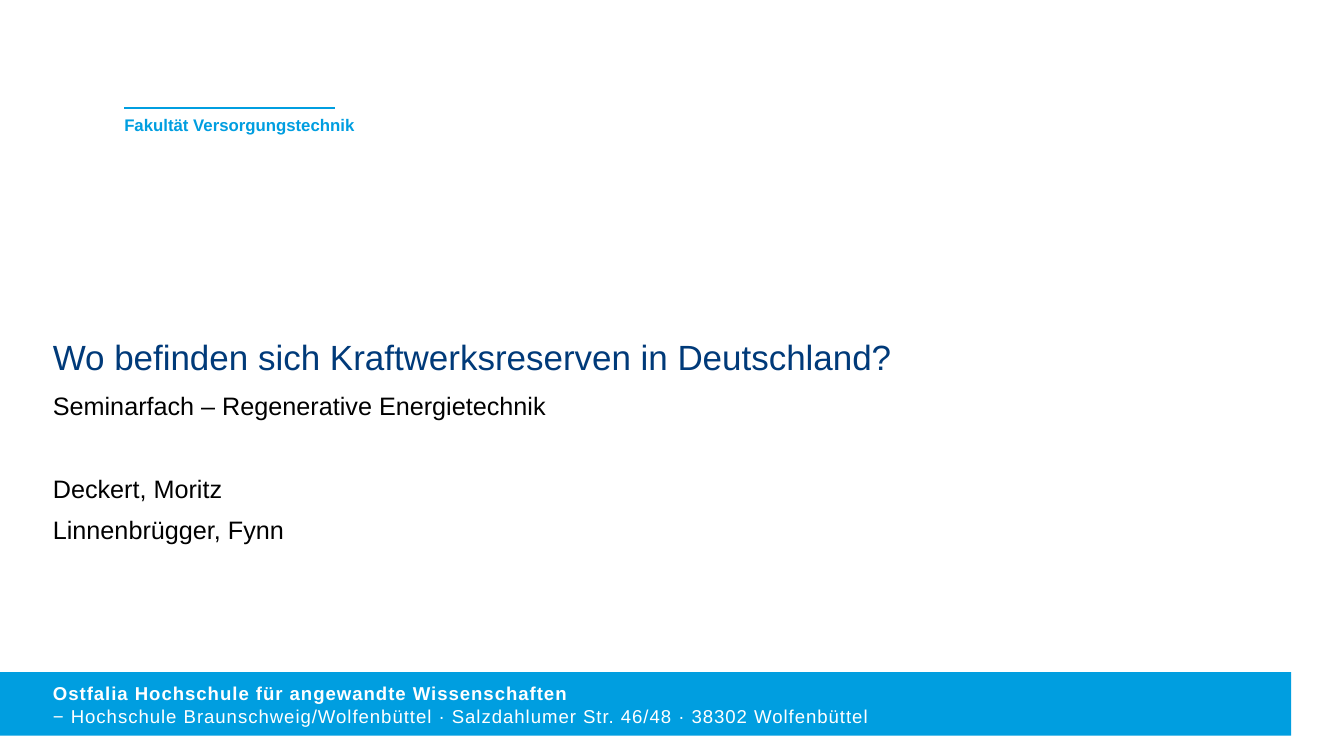
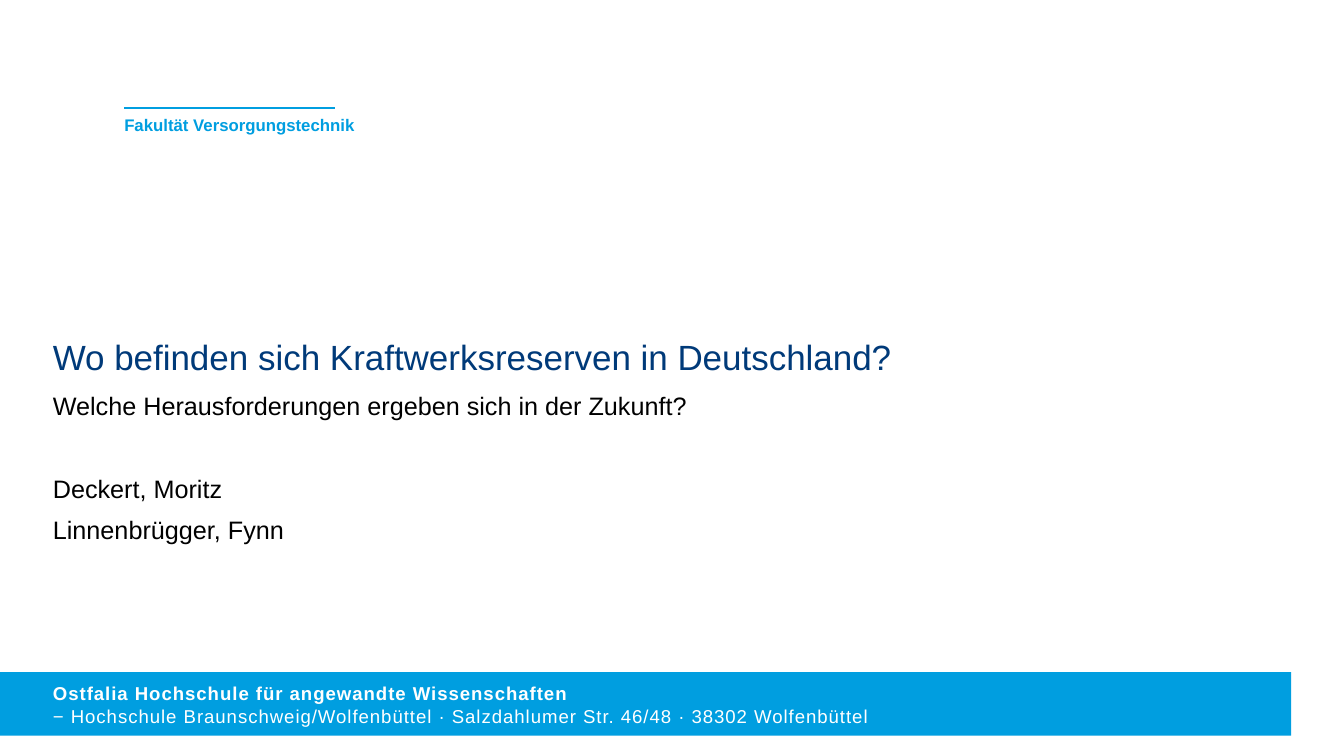
Before and after one commit to Febbyyyy/Regenerative-Energietechnik-Projekt, a slide deck: slide 1 of Präsentation - Wo befinden sich Kraftwerksreserven in Deutschland.pptx. Drawn at 1344x756 pixels with LibreOffice and Linux fonts; fonts in the diff are those of the drawing; background and template pictures are left out. Boxes give left, top, right and bottom in pixels: in the first picture for what was removed or moved away, otherwise in the second. Text is boxed around its words. In the diff, an @@ line names an element or a change of style, - is before the commit and + after.

```diff
--- a/Präsentation - Wo befinden sich Kraftwerksreserven in Deutschland.pptx
+++ b/Präsentation - Wo befinden sich Kraftwerksreserven in Deutschland.pptx
@@ subtitle at box(53, 396, 687, 421): text changed @@
-Seminarfach – Regenerative Energietechnik
+Welche Herausforderungen ergeben sich in der Zukunft?
```
Also in this commit, not shown: 9 other slides changed, 1 slide added, 1 slide removed, 2 other files.
